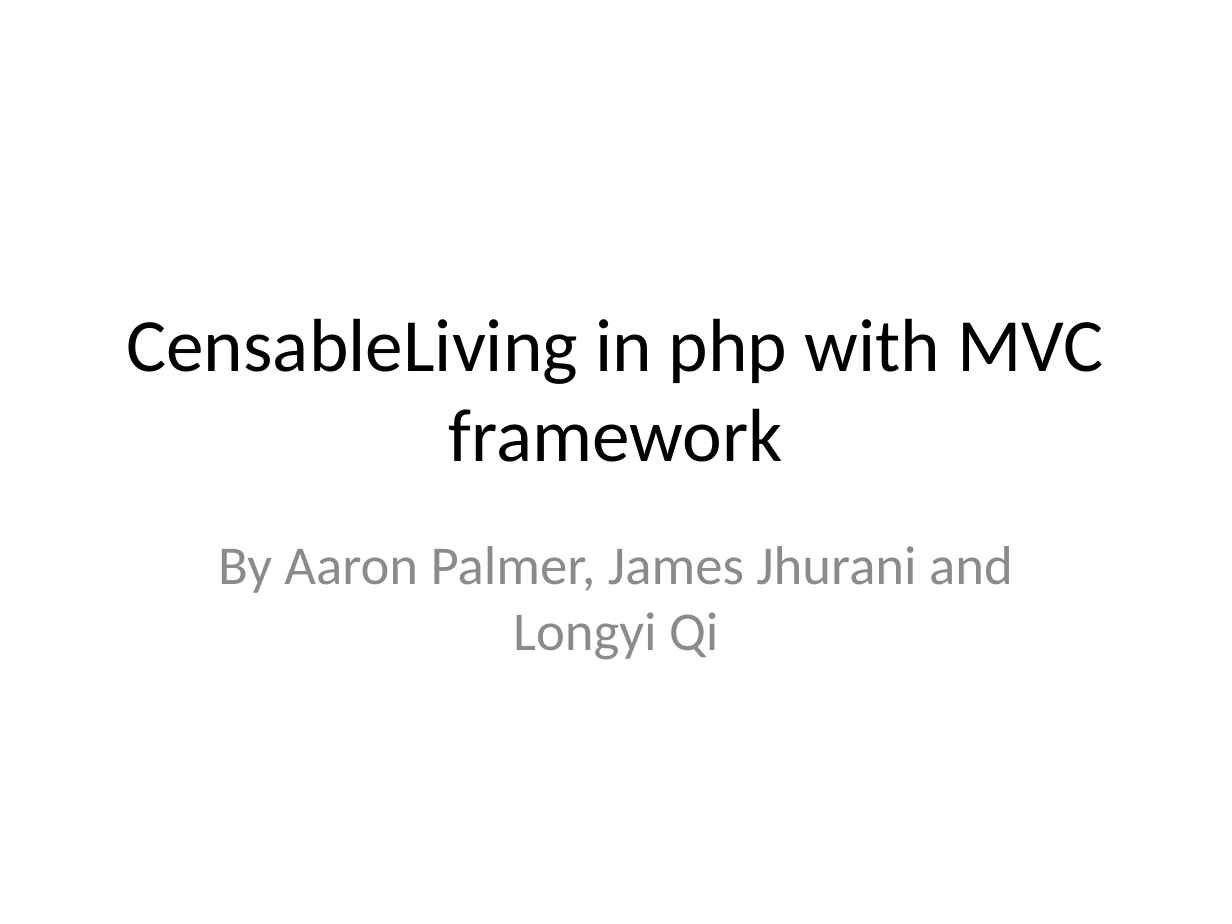
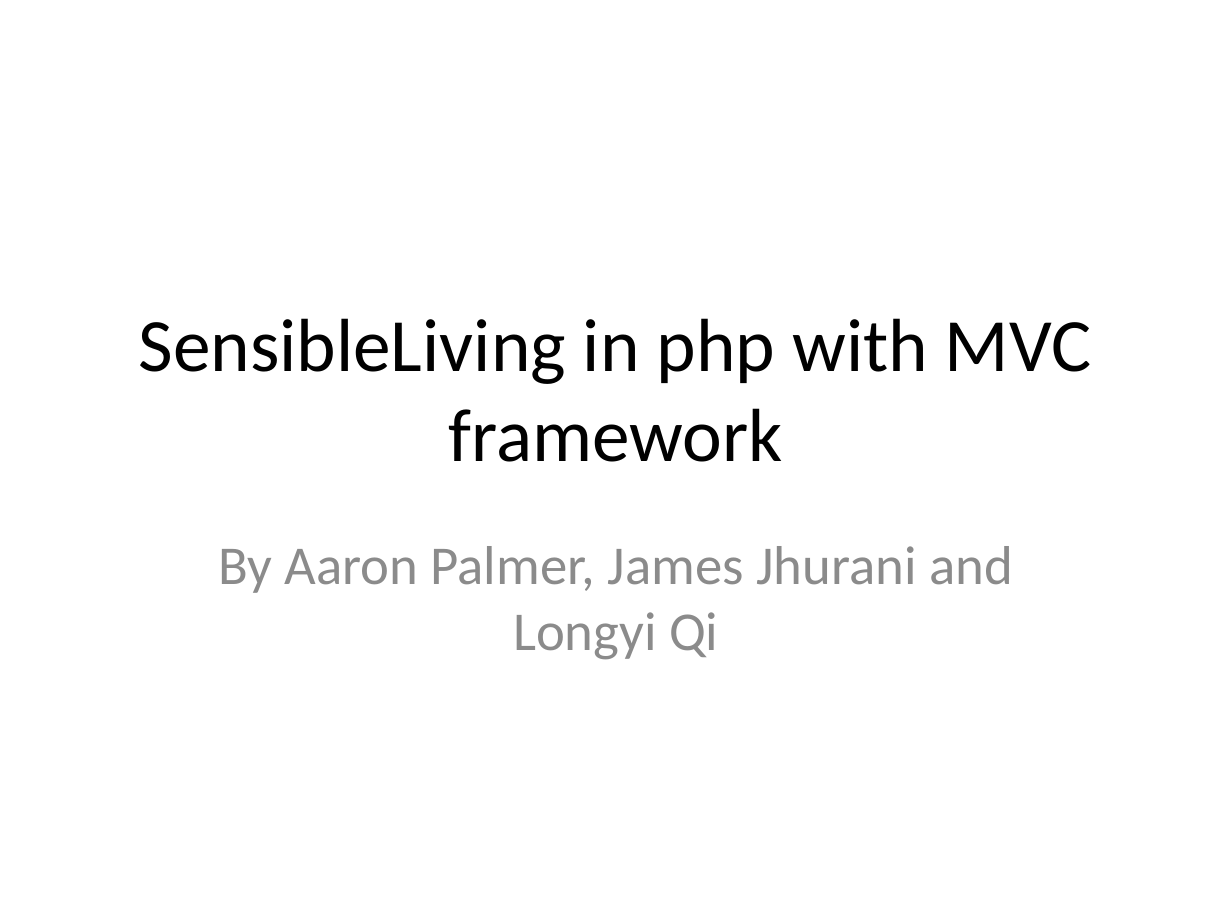
Before and after one commit to lqi/sensiblephp, a slide deck: slide 1 of docs/FinalProjectPresentation.pptx. Drawn at 1232x924 pixels with LibreOffice and Linux fonts; fonts in the diff are those of the drawing. Boxes give left, top, right and bottom in pixels: in the first picture for what was removed or moved away, otherwise in the second. Text is boxed around its words. In the diff, an @@ line names an element or a change of style, - is before the commit and + after.

```diff
--- a/docs/FinalProjectPresentation.pptx
+++ b/docs/FinalProjectPresentation.pptx
@@ title at (x1=139, y1=318, x2=1092, y2=462): text changed @@
-CensableLiving in php with MVC framework
+SensibleLiving in php with MVC framework
```
Also in this commit, not shown: 1 other slide changed, 1 slide added, 2 other files.
